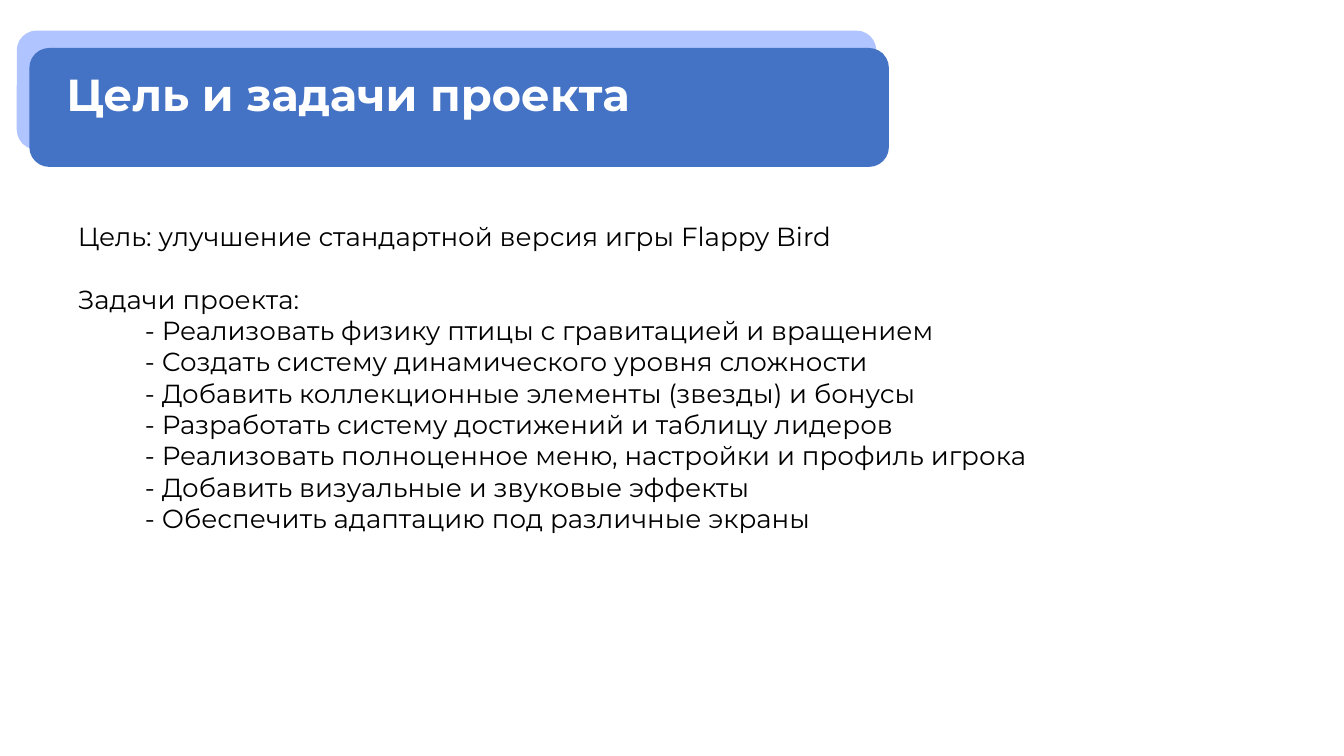
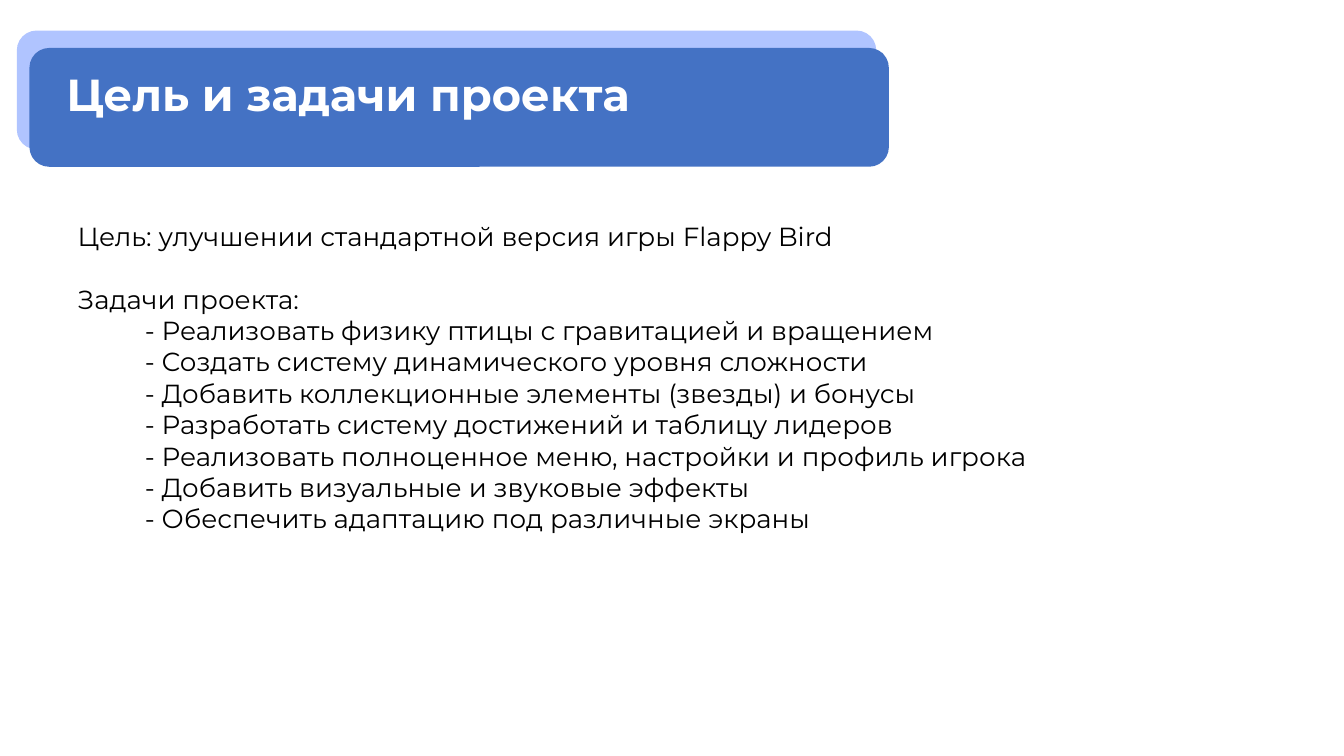
Before and after one commit to MrCommand300gg/FlappyBirdEnhanced, a slide deck: slide 2 of Flappy Bird Enhanced.pptx. Drawn at 1344x756 pixels with LibreOffice and Linux fonts; fonts in the diff are those of the drawing. Boxes give left, top, right and bottom in pixels: in the first picture for what was removed or moved away, otherwise in the second. Text is boxed around its words. In the diff, an @@ line names an element or a change of style, - is before the commit and + after.

```diff
--- a/Flappy Bird Enhanced.pptx
+++ b/Flappy Bird Enhanced.pptx
@@ text at (78, 226, 833, 252): text changed @@
-Цель: улучшение стандартной версия игры Flappy Bird
+Цель: улучшении стандартной версия игры Flappy Bird
@@ text at (162, 352, 868, 377): indent changed @@
```
Also in this commit, not shown: 1 other slide changed, 1 other file.
